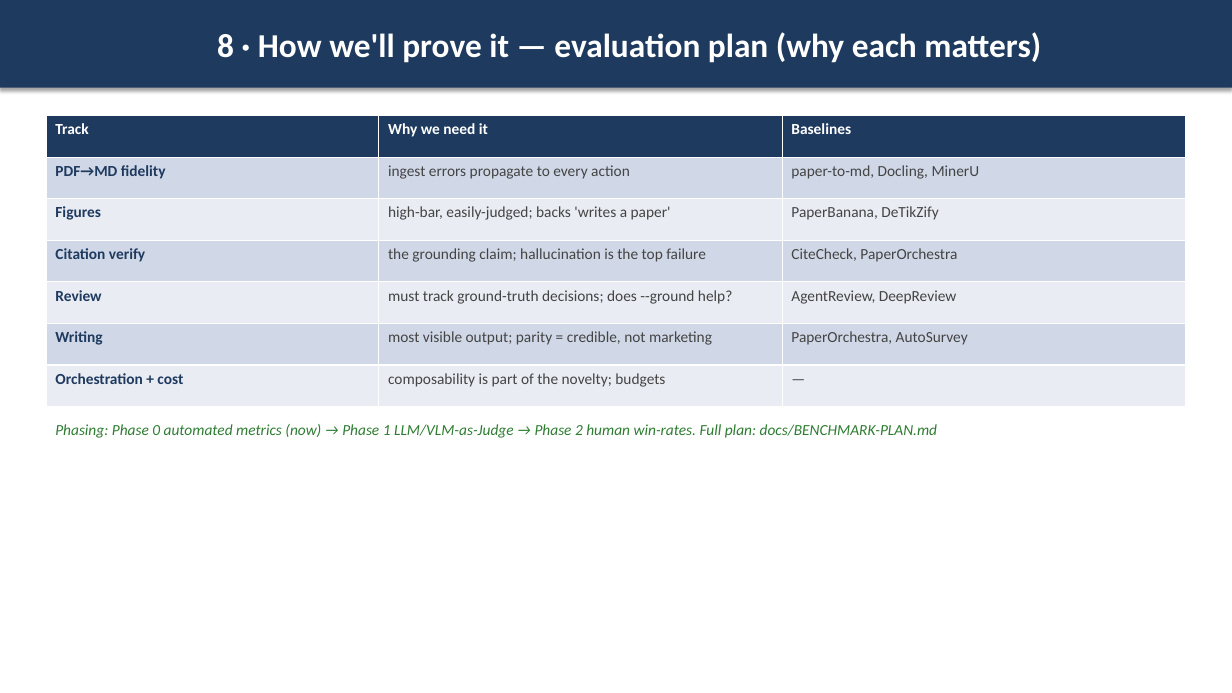
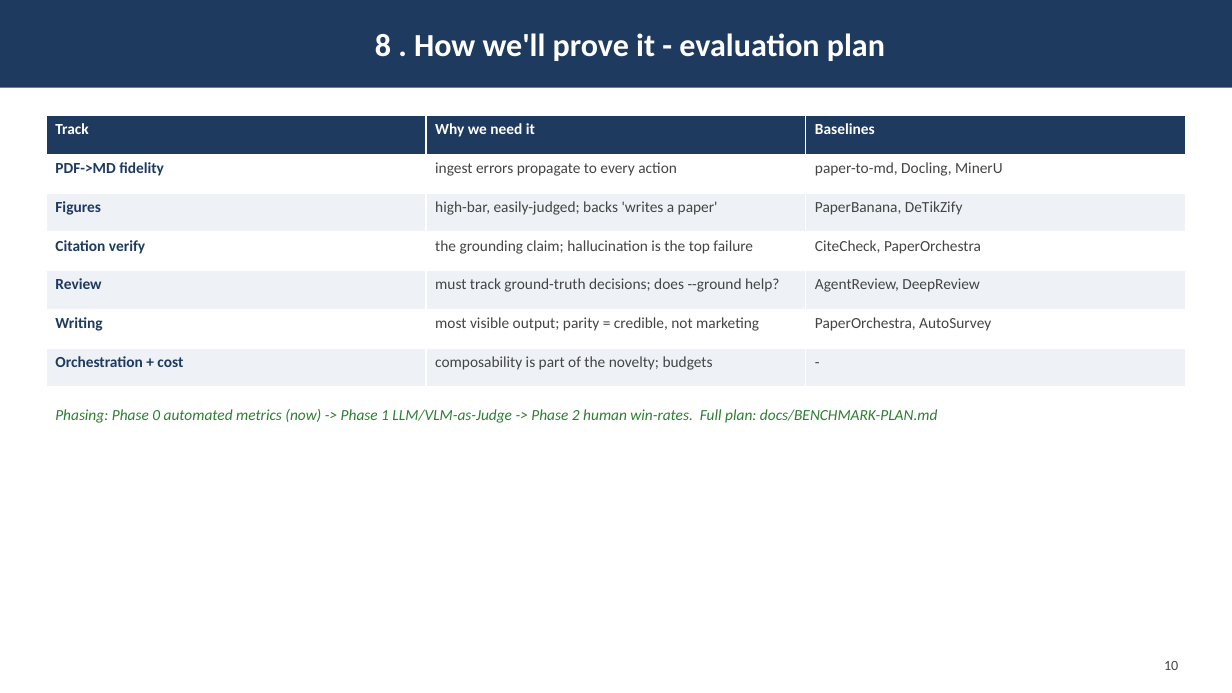
Before and after one commit to iowarp/clio-author, a slide deck: slide 11 of docs/AUTHOR.pptx (slide 9 before the commit). Drawn at 1232x693 pixels with LibreOffice and Linux fonts; fonts in the diff are those of the drawing. Boxes give left, top, right and bottom in pixels: in the first picture for what was removed or moved away, otherwise in the second. Text is boxed around its words. In the diff, an @@ line names an element or a change of style, - is before the commit and + after.

```diff
--- a/docs/AUTHOR.pptx
+++ b/docs/AUTHOR.pptx
@@ rectangle "8 . How we'll prove ..." at bbox=[0, 0, 1232, 88]: shadow off @@
@@ text in rectangle at bbox=[375, 33, 885, 61]: text changed; size 26 to 25 pt @@
-8 · How we'll prove it — evaluation plan (why each matters)
+8 . How we'll prove it - evaluation plan
@@ table at bbox=[46, 116, 1186, 387] @@
-row 2, column 1: PDF→MD fidelity
+row 2, column 1: PDF->MD fidelity
-row 7, column 3: —
+row 7, column 3: -
@@ fill #D0D8E8 to #FFFFFF in 9 cells @@
@@ fill #E9EDF4 to #EEF2F7 in 9 cells @@
@@ text at bbox=[55, 409, 937, 423]: text changed @@
-Phasing: Phase 0 automated metrics (now) → Phase 1 LLM/VLM-as-Judge → Phase 2 human win-rates. Full plan: docs/BENCHMARK-PLAN.md
+Phasing: Phase 0 automated metrics (now) -> Phase 1 LLM/VLM-as-Judge -> Phase 2 human win-rates. Full plan: docs/BENCHMARK-PLAN.md
@@ text added at bbox=[1164, 661, 1178, 670], 11 pt, text #444444 @@
+10
```
Also in this commit, not shown: 10 other slides changed, 2 slides added, 3 other files.
